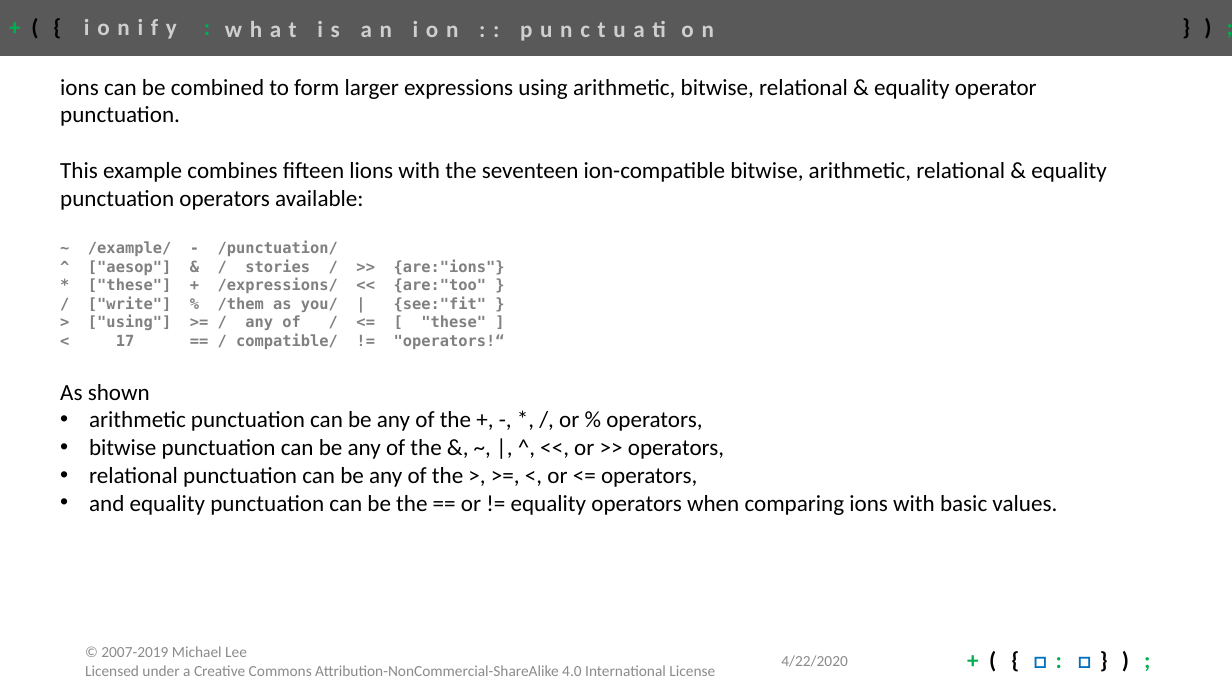
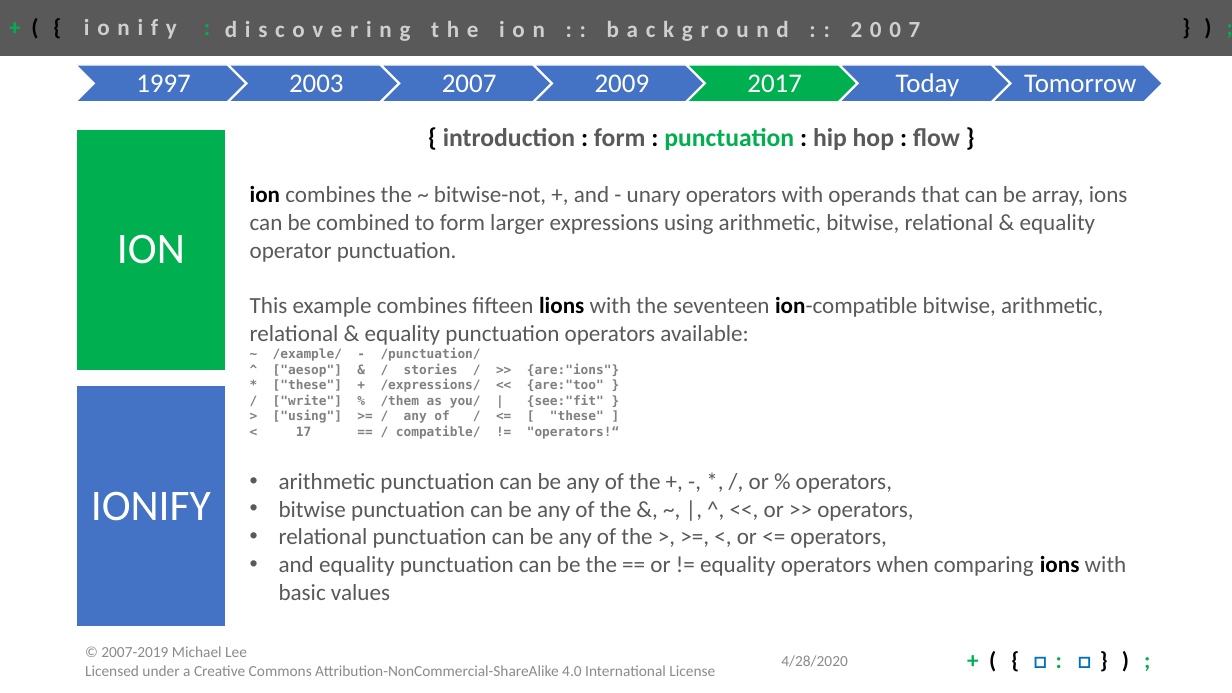
Before and after one commit to ionify/about, a slide deck: slide 13 of talks/2020.ionify.pptx (slide 15 before the commit). Drawn at 1232x693 pixels with LibreOffice and Linux fonts; fonts in the diff are those of the drawing. Boxes give left, top, right and bottom in pixels: in the first picture for what was removed or moved away, otherwise in the second. Text is boxed around its words. In the diff, an @@ line names an element or a change of style, - is before the commit and + after.

Commit message:
talks: ionify: 2020 intro & overview 0.04 - jeb collaboration

```diff
--- a/talks/2020.ionify.pptx
+++ b/talks/2020.ionify.pptx
@@ title at bbox=[225, 21, 921, 41]: text changed @@
-what is an ion :: punctuation
+discovering the ion :: background :: 2007
@@ group added at bbox=[76, 65, 1163, 102]: 7 chevrons, 7 texts @@
+1997
+2003
+2007
+2009
+2017
+Today
+Tomorrow
@@ text "{ introduction : form : ...": place and size @@
-text "{ introduction : form : ..." at bbox=[60, 79, 1106, 515]
+text "{ introduction : form : ..." at bbox=[250, 128, 1128, 600]
@@ text at bbox=[250, 128, 1128, 262]: text changed; text colour #000000 to #595959 @@
-ions can be combined to form larger expressions using arithmetic, bitwise, relational & equality operator punctuation.
+{ introduction : form : punctuation : hip hop : flow }
+ion combines the ~ bitwise-not, +, and - unary operators with operands that can be array, ions can be combined to form larger expressions using arithmetic, bitwise, relational & equality operator punctuation.
@@ text at bbox=[250, 296, 1103, 548]: text colour #000000 to #595959 in "This example combines fifteen with the seventeen ...", "arithmetic punctuation can be any of the ...", "bitwise punctuation can be any of the ...", "relational punctuation can be any of the ..."; bold on in "lions ion-compatible"; size 12 to 10 pt in "~ /example/ - /punctuation/", "^ ["aesop"] & / stories / >> ...", "* ["these"] + /expressions/ << {are:"too" }", "/ ["write"] % /them as you/ | ..." and 2 more places @@
@@ text at bbox=[60, 384, 150, 400]: paragraph removed @@
-As shown
@@ group added at bbox=[76, 129, 226, 627]: 2 rectangles, 2 texts @@
+ION
+IONIFY
@@ text at bbox=[279, 556, 1127, 600]: text changed; text colour #000000 to #595959 @@
-• and equality punctuation can be the == or != equality operators when comparing ions with basic values.
+• and equality punctuation can be the == or != equality operators when comparing ions with basic values
@@ text at bbox=[781, 655, 847, 667]: text changed @@
-4/22/2020
+4/28/2020
```
Also in this commit, not shown: 25 other slides changed, 4 slides added, 5 slides removed.
